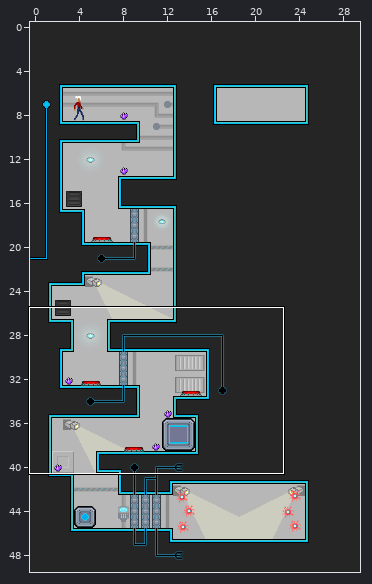
An edit to a level. Tiled map (JSON), res/map/3_TheEncounter.json. The picture above shows the old version from afar; the outline marks the close-up.
Close-up. First the earlier version:
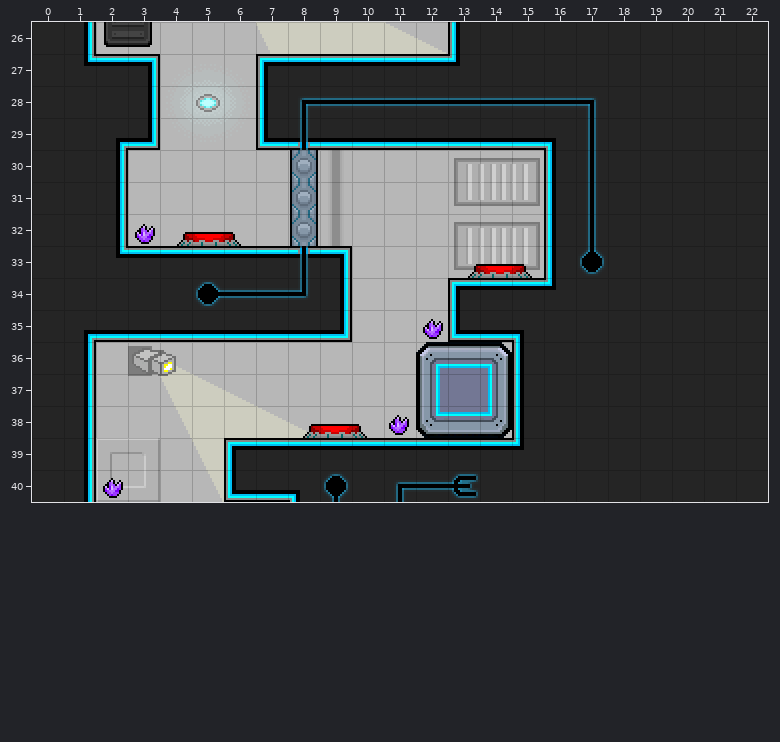
Cells are 16x16 px. Shown: x 0..22, y 26..40.
The result:
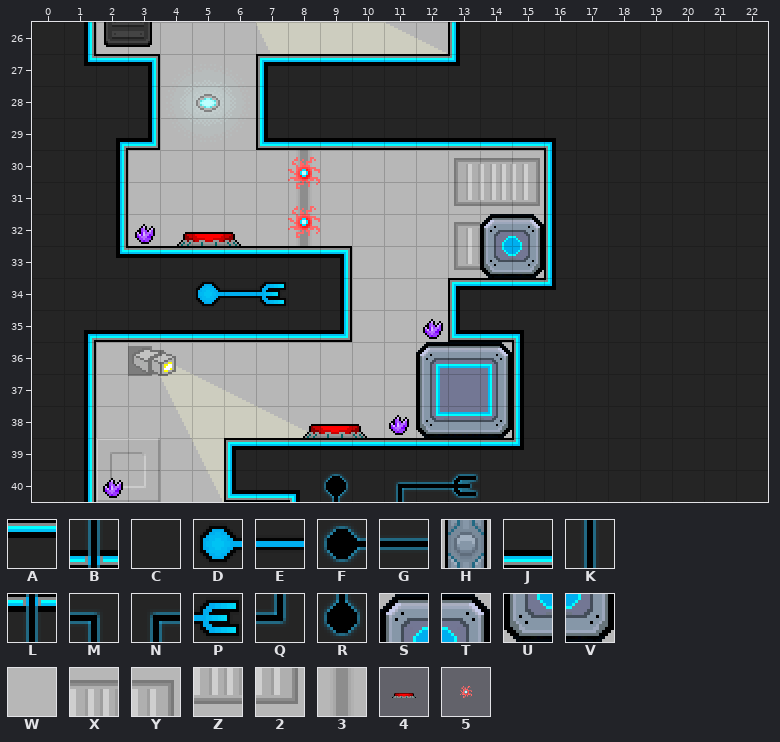
Key: from "main": A 1, B 19, C 26, D 31, E 33, F 39, G 41, H 44, J 51, K 65, L 69, M 87, N 88, P 110, Q 113, R 140, S 160, T 161, U 185, V 186, W 241, X 333, Y 334, Z 358, 2 359, 3 412; from "objects": 4 6, 5 7.
_ is an empty cell, . an unchanged one.
Objects are placed by their top-left corner, in cells (3,4 is the top-left corner of cell 3,4); size is 1x1 cell unless given.
The exact change:
--- layer "Tile Layer 1"
@@ x 5..17 @@
-28 ...NGGGGGGGGM
-29 ...B........K
-30 ...H3.......K
-31 ...H3.......K
-32 ...H3....XY.K
-33 ...L.....Z2.R
-34 FGGQ.........
+28 ...CCCCCCCCCC
+29 ...J........C
+30 ...3W.......C
+31 ...3W.......C
+32 ...3W....ST.C
+33 ...A.....UV.C
+34 DEPC.........
--- layer "Object Layer 1"
+5 at 6.5,28.7 size 4x4
+5 at 6.5,30.2 size 4x4
-4 at 12.6,31.5 size 4x4
